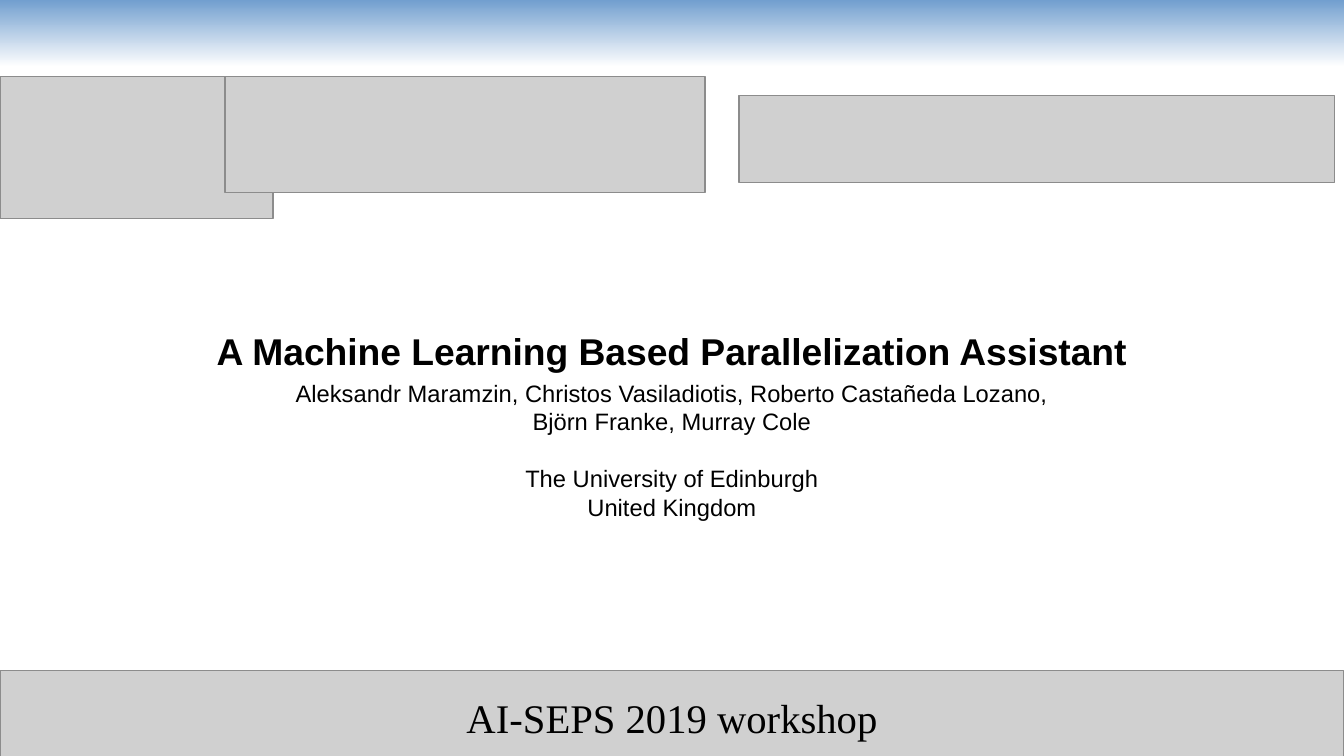
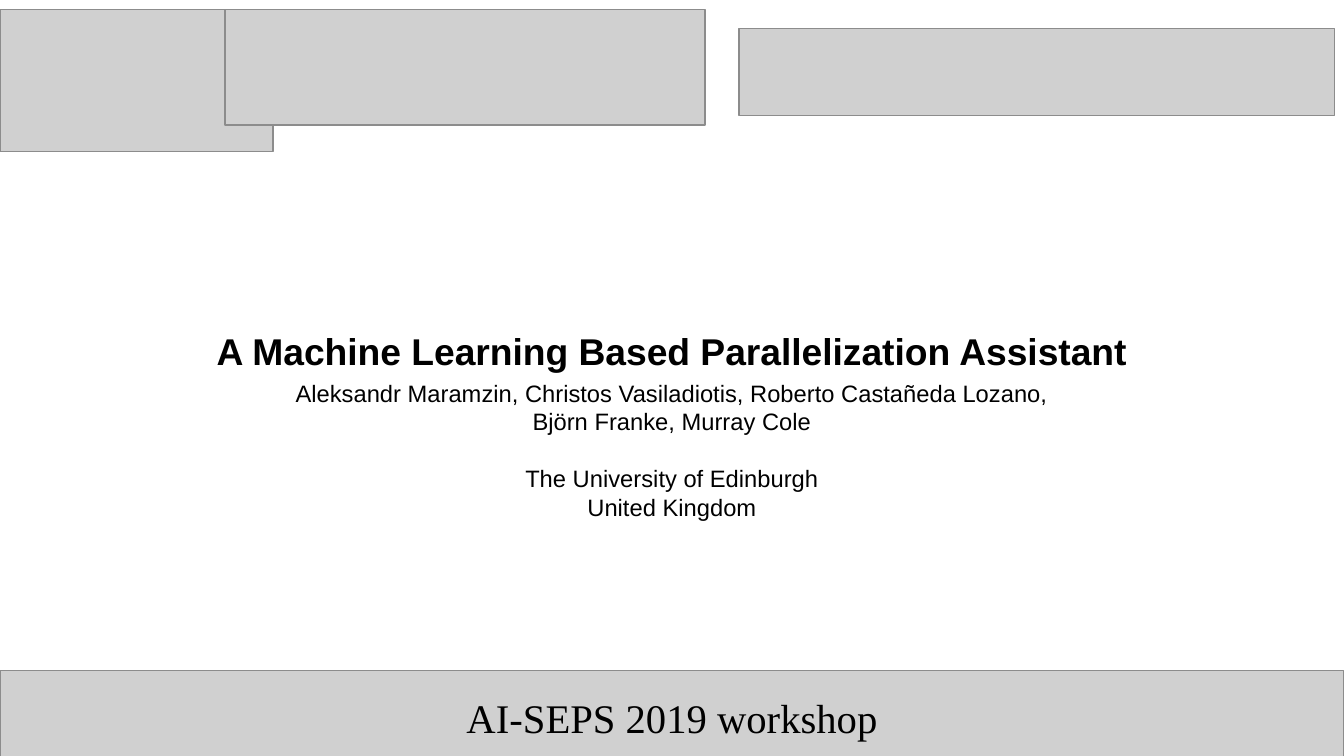
Before and after one commit to harel-coffee/PParMetrics-auto, a slide deck: slide 1 of doc/AI_SEPS_2019_talk/presentation.odp. Drawn at 1344x756 pixels with LibreOffice and Linux fonts; fonts in the diff are those of the drawing; grey boxes stand for pictures. Boxes give left, top, right and bottom in pixels: in the first picture for what was removed or moved away, otherwise in the second. Text is boxed around its words. In the diff, an @@ line names an element or a change of style, - is before the commit and + after.

```diff
--- a/doc/AI_SEPS_2019_talk/presentation.odp
+++ b/doc/AI_SEPS_2019_talk/presentation.odp
@@ picture: place and size @@
-picture at <box>0,77,273,218</box>
+picture at <box>0,10,273,151</box>
@@ rectangle removed at <box>0,0,1344,67</box> @@
@@ picture: place and size @@
-picture at <box>739,95,1334,183</box>
+picture at <box>226,10,706,126</box>
@@ picture: place and size @@
-picture at <box>226,77,706,193</box>
+picture at <box>739,28,1334,116</box>
```
Also in this commit, not shown: 14 other slides changed, 36 slides added, 3 slides removed, 5 other files.
